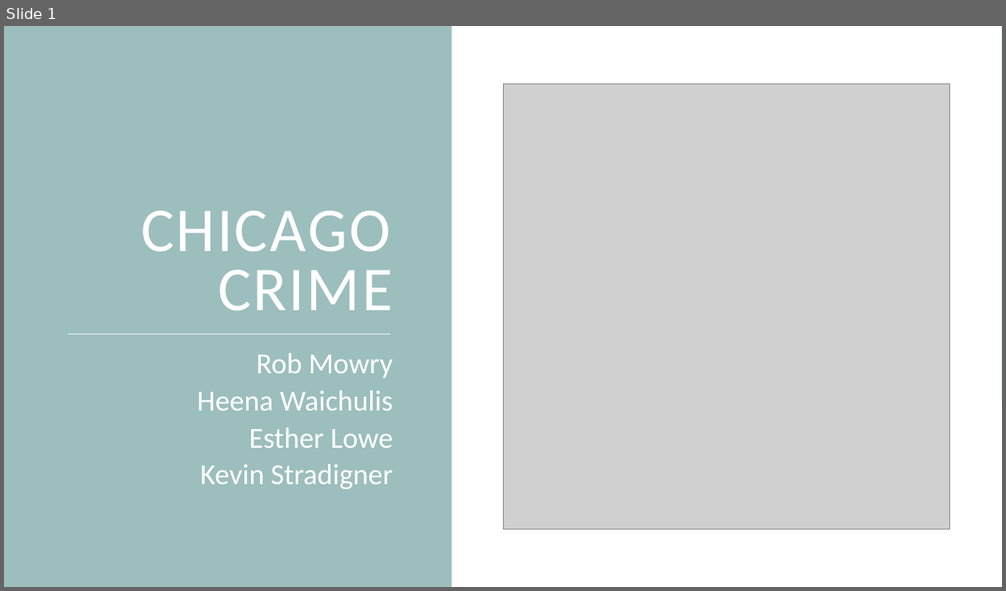
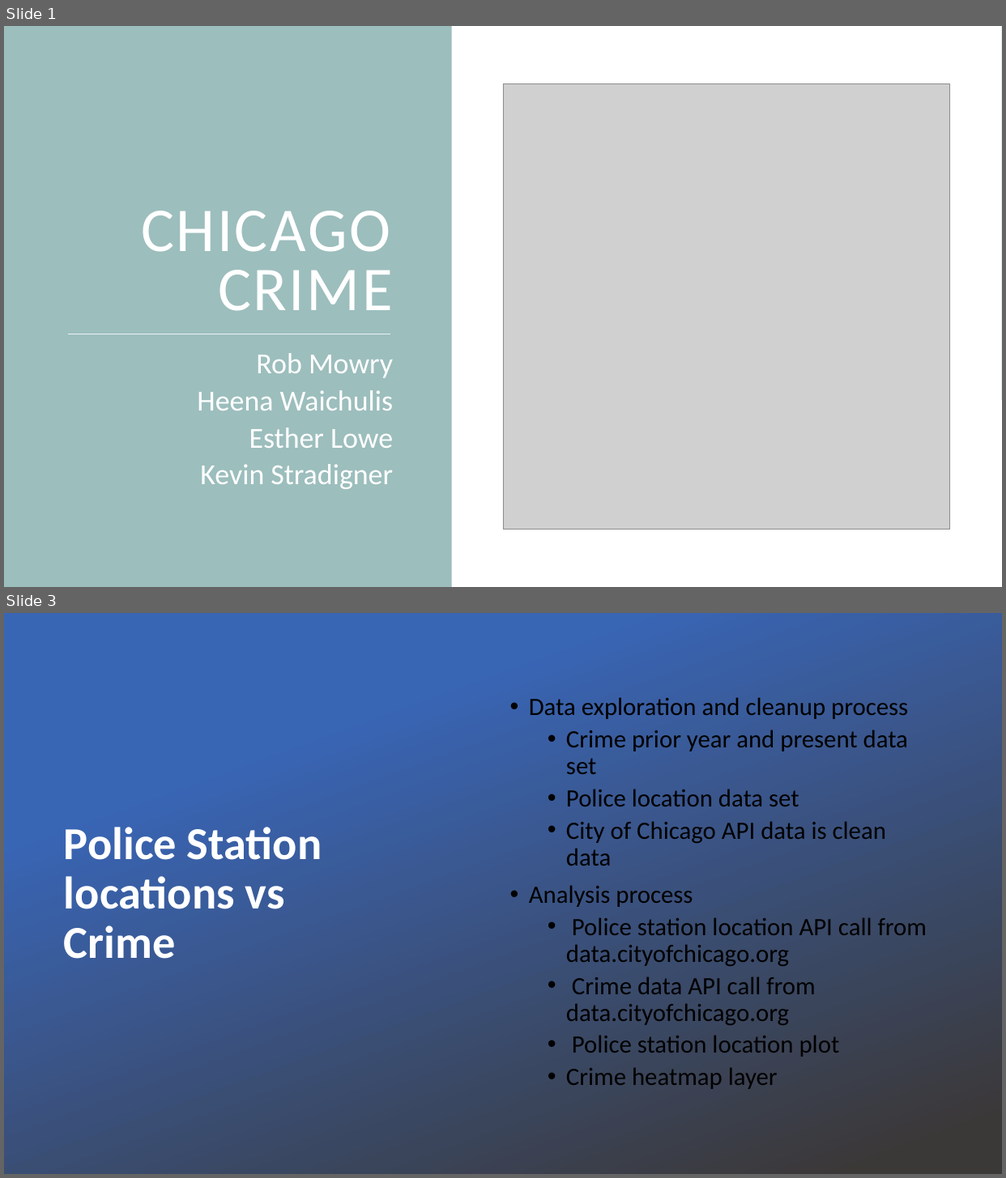
Before and after one commit to ELLowe/20190622_Group_1, a slide deck: MSWL_Chicago_Crime.pptx. Shown one above the other, each under a label of ours: slide 1 before the commit, slides 1 and 3 after it; the slides between them are not shown. The pictures are 1006x591 and 1006x1178 pixels, drawn with LibreOffice and Linux fonts; fonts in the diff are those of the drawing; grey boxes stand for pictures; background and template pictures are left out. Boxes give left, top, right and bottom in pixels: in the first picture for what was removed or moved away, otherwise in the second. Text is boxed around its words. In the diff, an @@ line names an element or a change of style, - is before the commit and + after.

```diff
--- a/MSWL_Chicago_Crime.pptx
+++ b/MSWL_Chicago_Crime.pptx
@@ slide 3 added at (4,613,1002,1174), background picture (left out) @@
@@ rectangle added at (4,613,1002,1174), fill gradient #3965B5 to #3B3838 @@
@@ text added at (529,697,927,1089), 24 pt, text #000000 @@
+• Data exploration and cleanup process
+  • Crime prior year and present data set
+  • Police location data set
+  • City of Chicago API data is clean data
+• Analysis process
+  • Police station location API call from data.cityofchicago.org
+  • Crime data API call from data.cityofchicago.org
+  • Police station location plot
+  • Crime heatmap layer
@@ title added at (64,827,322,959), 44 pt, text #FFFFFF, bold @@
+Police Station locations vs Crime
```
Also in this commit, not shown: 28 other slides added, 5 slides removed, 7 other files.
